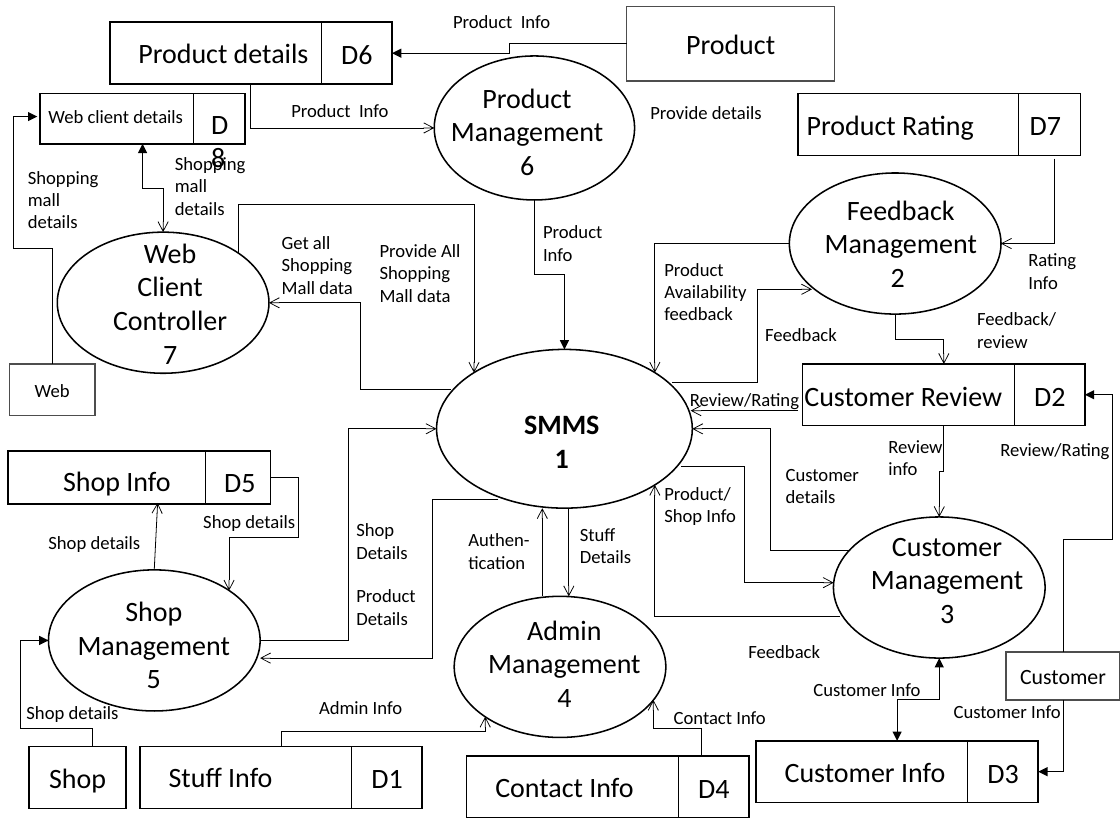
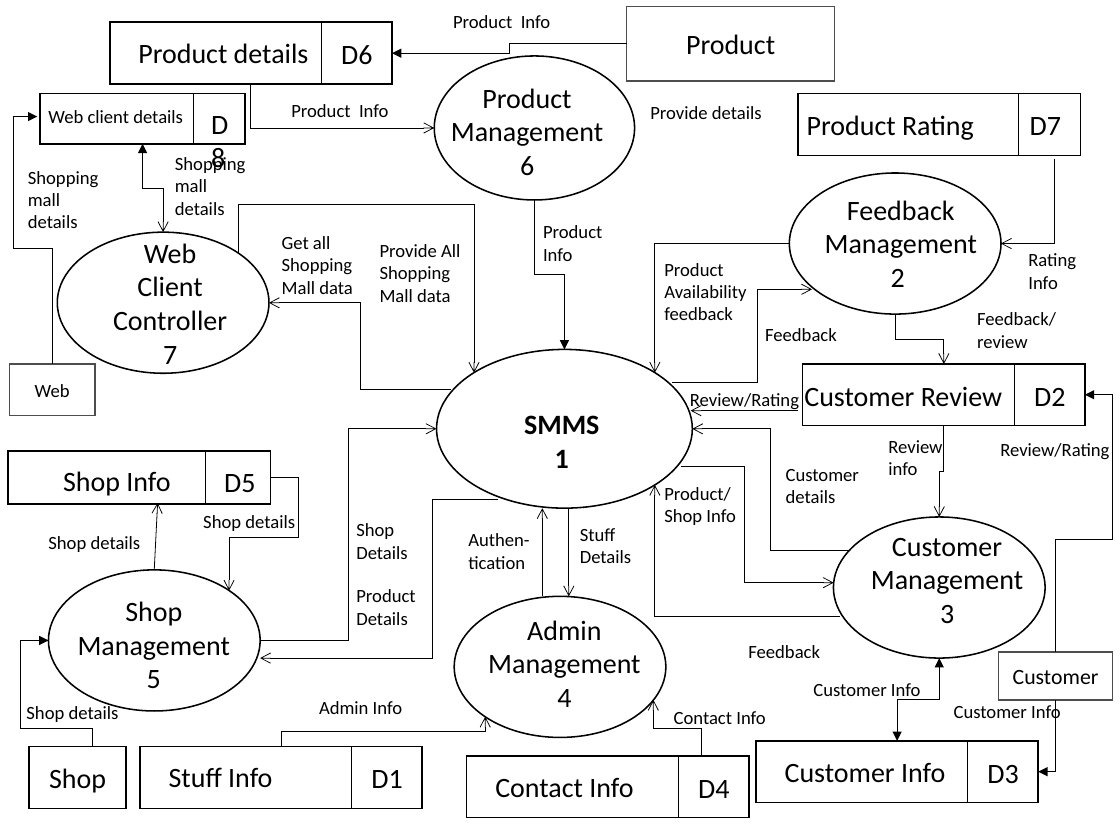
Before and after one commit to sayan801/ShoppingMallManagementSystem, a slide deck: slide 2 of code/arif/diagrams/SMMSDFD (1).pptx. Drawn at 1120x840 pixels with LibreOffice and Linux fonts; fonts in the diff are those of the drawing. Boxes give left, top, right and bottom in pixels: in the first picture for what was removed or moved away, otherwise in the second. Text is boxed around its words. In the diff, an @@ line names an element or a change of style, - is before the commit and + after.

Commit message:
dfd little position changed

```diff
--- a/code/arif/diagrams/SMMSDFD (1).pptx
+++ b/code/arif/diagrams/SMMSDFD (1).pptx
@@ elbow arrow moved from (1063, 652) - (1085, 395) to (1056, 652) - (1085, 395) @@
@@ rectangle "Customer": place and size @@
-rectangle "Customer" at <box>1006,652,1120,700</box>
+rectangle "Customer" at <box>999,652,1113,700</box>
@@ elbow arrow moved from (1063, 700) - (1038, 772) to (1056, 700) - (1038, 772) @@
```
